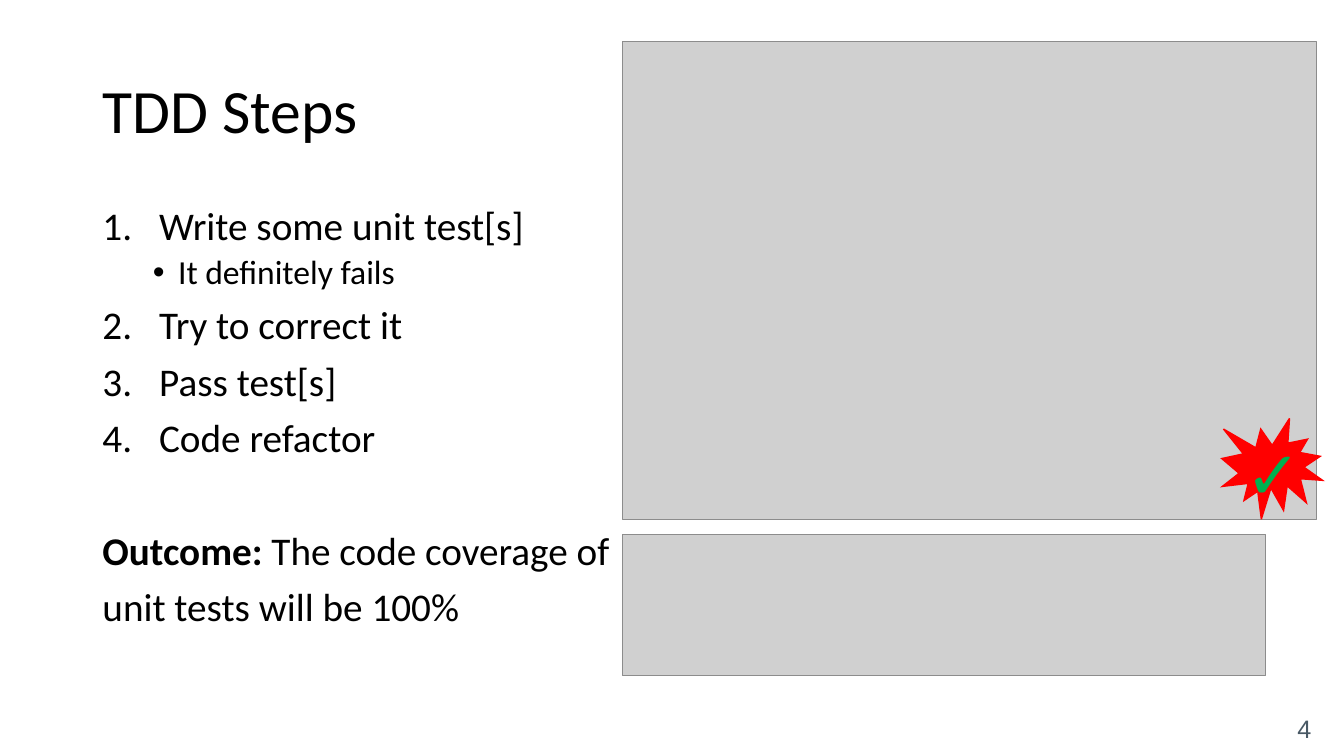
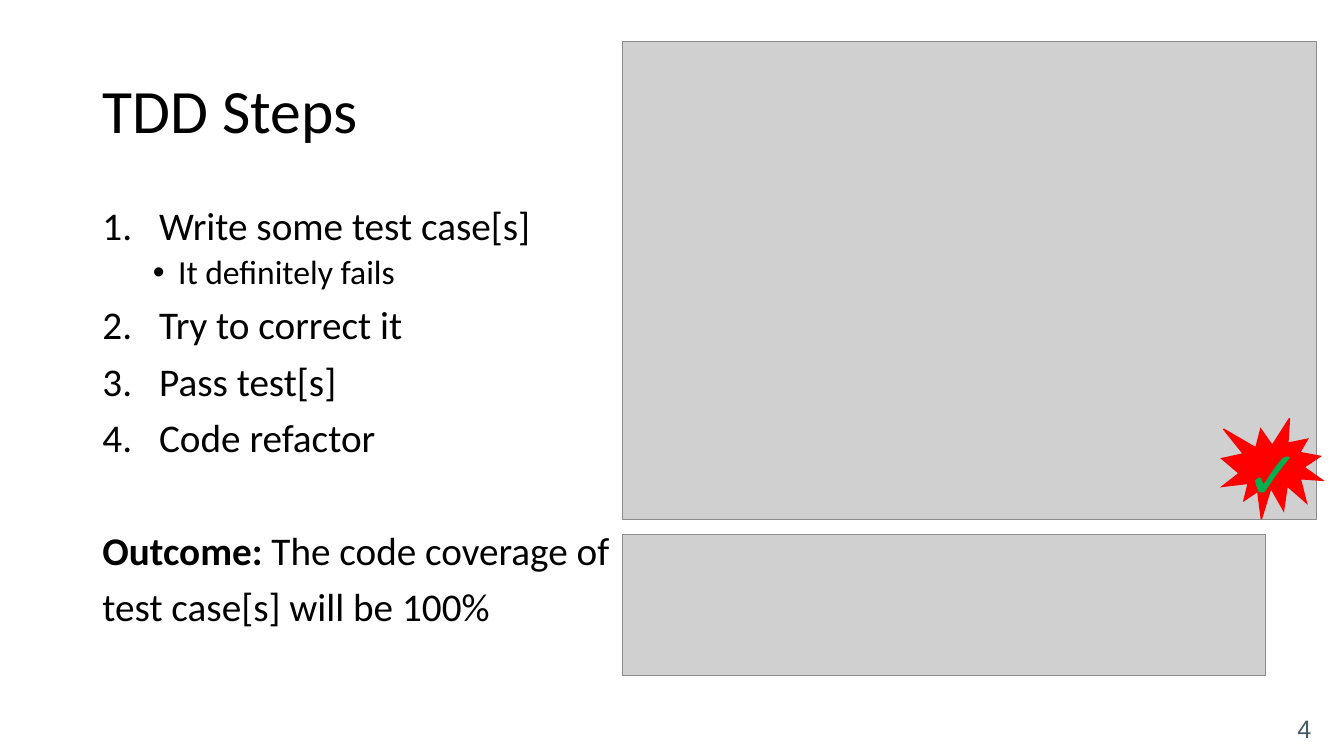
Before and after one commit to mostafarastgar/mockito-project, a slide deck: slide 4 of TDD_BDD Introduction.pptx. Drawn at 1344x756 pixels with LibreOffice and Linux fonts; fonts in the diff are those of the drawing; grey boxes stand for pictures. Boxes give left, top, right and bottom in pixels: in the first picture for what was removed or moved away, otherwise in the second. Text is boxed around its words. In the diff, an @@ line names an element or a change of style, - is before the commit and + after.

```diff
--- a/TDD_BDD Introduction.pptx
+++ b/TDD_BDD Introduction.pptx
@@ text at (159, 211, 530, 246): text changed @@
-1. Write some unit test[s]
+1. Write some test case[s]
@@ text at (102, 592, 490, 627): text changed @@
-unit tests will be 100%
+test case[s] will be 100%
```
Also in this commit, not shown: 1 other slide changed.
